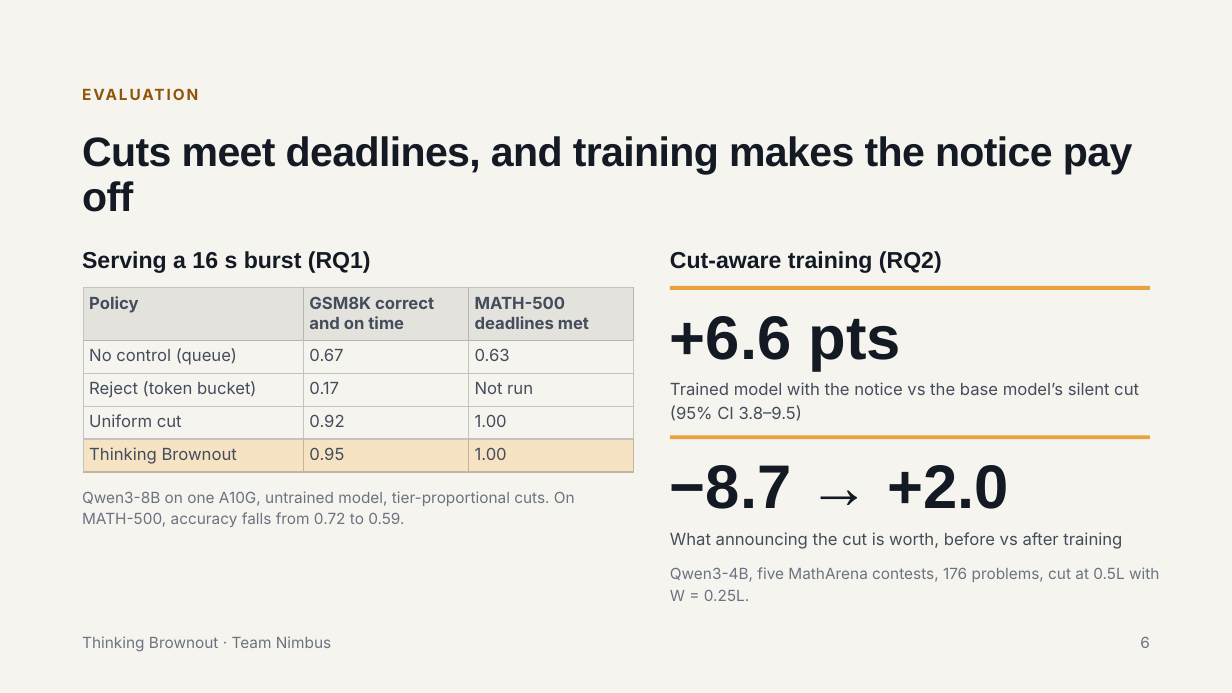
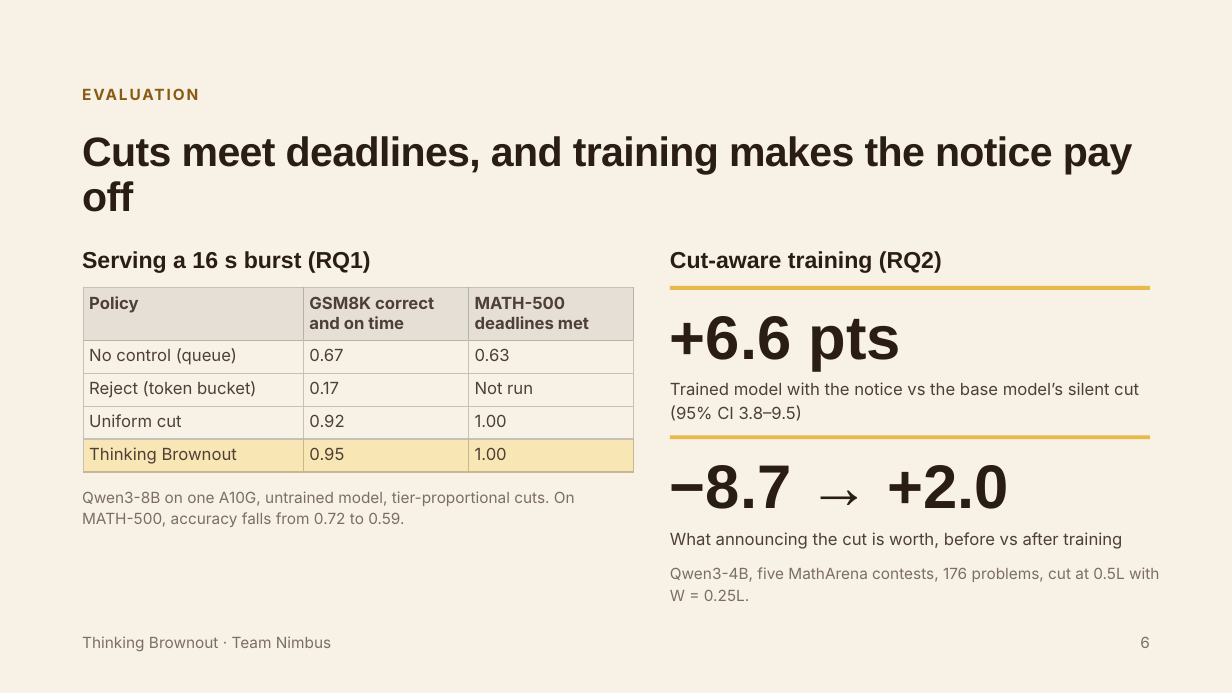
Before and after one commit to pyangyu/team1_nimbus_copy, a slide deck: slide 6 of Symposium Slides.pptx. Drawn at 1232x693 pixels with LibreOffice and Linux fonts; fonts in the diff are those of the drawing. Boxes give left, top, right and bottom in pixels: in the first picture for what was removed or moved away, otherwise in the second. Text is boxed around its words. In the diff, an @@ line names an element or a change of style, - is before the commit and + after.

```diff
--- a/Symposium Slides.pptx
+++ b/Symposium Slides.pptx
@@ background #F6F4EF to #F7F1E6 @@
@@ table at <box>83,287,634,472</box> @@
@@ fill #E4E2DD to #E5DFD5 in row 1 @@
@@ fill #F6E3C3 to #F8E6B4 in row 5 @@
@@ text colour #444D5B to #4E4036 @@
@@ borders changed @@
@@ line (670, 288) - (1150, 288): stroke #E8A33D 3 pt to #E9B949 3 pt @@
@@ text "Trained model with the notice ..." at <box>670,382,1139,421</box>: text colour #444D5B to #4E4036 @@
@@ line (670, 437) - (1150, 437): stroke #E8A33D 3 pt to #E9B949 3 pt @@
@@ text colour #141A24 to #2A1D14 in 5 elements at <box>82,136,1132,212</box>, <box>82,251,371,273</box>, <box>670,251,942,273</box>, <box>670,316,900,370</box>, <box>670,465,1008,509</box> @@
@@ text "What announcing the cut is ..." at <box>670,532,1122,549</box>: text colour #444D5B to #4E4036 @@
@@ text colour #6B7380 to #7C6E62 in 4 elements at <box>82,491,575,527</box>, <box>670,567,1159,601</box>, <box>82,636,331,651</box>, <box>1140,637,1150,648</box> @@
```
Also in this commit, not shown: 4 other slides changed, 2 slides added, 2 slides removed.
